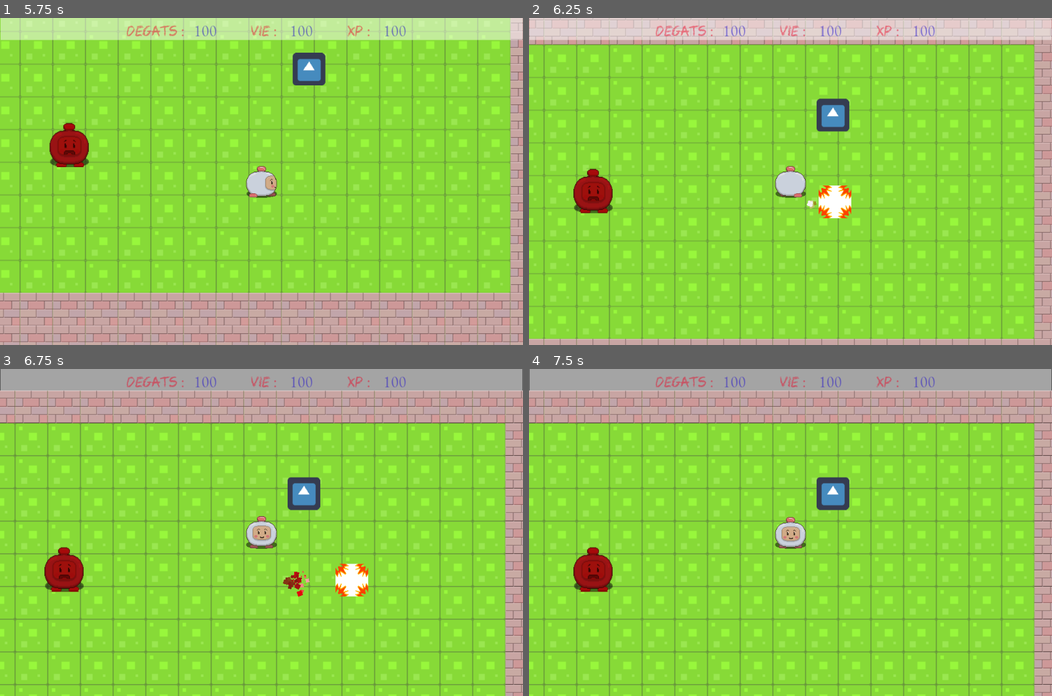
Above: before the commit, frames 1-4 (two rows, left to right).
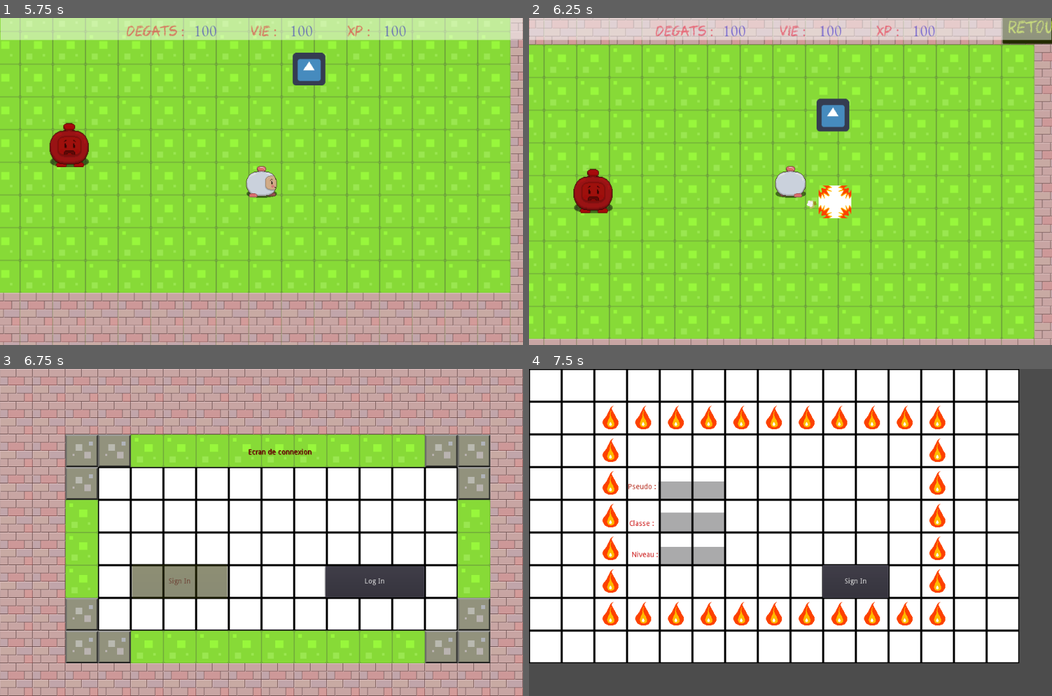
Above: after the commit, the same moments.

Repository: Jairard/JeuMaths
Game: Godot game, scene res://map/Start.tscn
Two runs of this game, one before a commit and one after it. Both use one fixed random seed, a clock stepped at 60 frames per second and the inputs below. The engine's default icon, where the game draws it, is replaced by a stand-in: a white triangle on a blue panel in a dark square.
Inputs (mouse positions are in pixels of both pictures, inside the frame that each line leads up to):
- Up to frame 1 (5.75 s): click "Sign In" at 0.5 s; click (162, 171) at 1.27 s; type "12" at 1.35 s; click (162, 204) at 1.5 s; type "12" at 1.58 s; click (162, 138) at 1.73 s; type "12" at 1.82 s; click "Sign In" at 2 s; click "Jouer" at 2.75 s; tap Enter (ui_accept) at 3.5, 3.77, 4.52 s; hold Right (ui_right) 3.53-4.28 s; hold Down (ui_down) 4.28-5.03 s; hold Right (ui_right) from 5.03 s (still down)
- Up to frame 2 (6.25 s): release Right (ui_right) at 5.78 s; hold Up (ui_up) from 5.78 s (still down); tap Enter (ui_accept) at 6.02 s
- Up to frame 3 (6.75 s): release Up (ui_up) at 6.5 s; click (507, 404) at 6.5 s, where only the run after the commit has a clickable "retour"
- Up to frame 4 (7.5 s): click (706, 581) at 7.25 s, where only the run after the commit has a clickable "Sign In"

Frame 1 is identical in both runs. In frame 2, 0.8% of the frame differs, in the area x 90-100%, y 0-8%; in frame 3, 81%; in frame 4, 100%, in the area x 0-100%, y 0-100%.

Commit message:
bouton retour

Diff:
--- a/Ennemy.tscn
+++ b/Ennemy.tscn
@@ -9,7 +9,7 @@
 [node name="Ennemy" type="KinematicBody2D"]
 position = Vector2( 160, 288 )
 collision_layer = 4
-collision_mask = 0
+collision_mask = 8
 script = ExtResource( 1 )
 __meta__ = {
 "_edit_group_": true
--- a/animation sort.tscn
+++ b/animation sort.tscn
@@ -18,7 +18,7 @@
 tracks/0/keys = {
 "times": PoolRealArray( 0, 0.1, 0.2, 0.3, 0.4, 0.5, 0.6, 0.7, 0.8, 0.801 ),
 "transitions": PoolRealArray( 1, 1, 1, 1, 1, 1, 1, 1, 1, 1 ),
-"update": 1,
+"update": 0,
 "values": [ 36, 36, 36, 36, 36, 36, 36, 36, 36, 36 ]
 }
 tracks/1/type = "bezier"
@@ -41,17 +41,55 @@
 "points": PoolRealArray(  ),
 "times": PoolRealArray(  )
 }
-tracks/3/type = "value"
-tracks/3/path = NodePath("CollisionShape2D:position.x")
+tracks/3/type = "bezier"
+tracks/3/path = NodePath("RayCast_droite:collision_mask")
 tracks/3/interp = 1
 tracks/3/loop_wrap = true
 tracks/3/imported = false
 tracks/3/enabled = true
 tracks/3/keys = {
-"times": PoolRealArray(  ),
-"transitions": PoolRealArray(  ),
-"update": 0,
-"values": [  ]
+"points": PoolRealArray( 8, -0.25, 0, 0.25, 0, 8, -0.25, 0, 0.25, 0, 8, -0.25, 0, 0.25, 0, 8, -0.25, 0, 0.25, 0, 8, -0.25, 0, 0.25, 0, 8, -0.25, 0, 0.25, 0 ),
+"times": PoolRealArray( 0.3, 0.4, 0.5, 0.6, 0.7, 0.8 )
+}
+tracks/4/type = "bezier"
+tracks/4/path = NodePath("CollisionShape2D:position:x")
+tracks/4/interp = 1
+tracks/4/loop_wrap = true
+tracks/4/imported = false
+tracks/4/enabled = true
+tracks/4/keys = {
+"points": PoolRealArray( 2.598, -0.25, 0, 0.25, 0, 2.598, -0.25, 0, 0.25, 0, 2.598, -0.25, 0, 0.25, 0, 2.598, -0.25, 0, 0.25, 0, 2.598, -0.25, 0, 0.25, 0, 2.598, -0.25, 0, 0.25, 0, 2.598, -0.25, 0, 0.25, 0, 2.598, -0.25, 0, 0.25, 0, 2.598, -0.25, 0, 0.25, 0 ),
+"times": PoolRealArray( 0.3, 0.4, 0.5, 0.501, 0.502, 0.6, 0.601, 0.7, 0.8 )
+}
+tracks/5/type = "bezier"
+tracks/5/path = NodePath("CollisionShape2D:position:y")
+tracks/5/interp = 1
+tracks/5/loop_wrap = true
+tracks/5/imported = false
+tracks/5/enabled = false
+tracks/5/keys = {
+"points": PoolRealArray(  ),
+"times": PoolRealArray(  )
+}
+tracks/6/type = "bezier"
+tracks/6/path = NodePath("RayCast_droite:position:x")
+tracks/6/interp = 1
+tracks/6/loop_wrap = true
+tracks/6/imported = false
+tracks/6/enabled = true
+tracks/6/keys = {
+"points": PoolRealArray( 0, -0.25, 0, 0.25, 0, 0, -0.25, 0, 0.25, 0, 0, -0.25, 0, 0.25, 0, 0, -0.25, 0, 0.25, 0, 0, -0.25, 0, 0.25, 0, 0, -0.25, 0, 0.25, 0 ),
+"times": PoolRealArray( 0.3, 0.4, 0.5, 0.6, 0.7, 0.8 )
+}
+tracks/7/type = "bezier"
+tracks/7/path = NodePath("RayCast_droite:position:y")
+tracks/7/interp = 1
+tracks/7/loop_wrap = true
+tracks/7/imported = false
+tracks/7/enabled = false
+tracks/7/keys = {
+"points": PoolRealArray(  ),
+"times": PoolRealArray(  )
 }
 
 [sub_resource type="Gradient" id=3]
@@ -84,14 +122,11 @@
 color_ramp = SubResource( 4 )
 
 [node name="animation sort" type="RigidBody2D"]
-position = Vector2( -2, 1 )
+position = Vector2( 1, 0 )
 collision_layer = 8
-collision_mask = 0
+collision_mask = 4
 mode = 3
 script = ExtResource( 1 )
-__meta__ = {
-"_edit_group_": true
-}
 
 [node name="CollisionShape2D" type="CollisionShape2D" parent="."]
 position = Vector2( 2.598, -2.14447 )
@@ -122,7 +157,6 @@
 process_material = SubResource( 7 )
 
 [node name="RayCast_droite" type="RayCast2D" parent="."]
-enabled = true
 cast_to = Vector2( 50, 0 )
 collision_mask = 8
 [connection signal="timeout" from="Timer" to="." method="_on_Timer_timeout"]
--- a/map/map 0.gd
+++ b/map/map 0.gd
@@ -25,3 +25,10 @@
 func combat(valeur) :
 	if valeur == 0 :
 		get_tree().change_scene("res://map/map 1.tscn")
+
+
+
+
+func _on_Button_pressed():
+	get_tree().change_scene("res://map/start.tscn")
+	pass # Replace with function body.
--- a/map/map 0.tscn
+++ b/map/map 0.tscn
@@ -1,7 +1,8 @@
-[gd_scene load_steps=7 format=2]
+[gd_scene load_steps=9 format=2]
 
 [ext_resource path="res://map/map 0.gd" type="Script" id=1]
 [ext_resource path="res://image sol/spritesheet.png" type="Texture" id=2]
+[ext_resource path="res://font/Colored Crayons.ttf" type="DynamicFontData" id=3]
 
 [sub_resource type="ConvexPolygonShape2D" id=1]
 points = PoolVector2Array( 0, 0, 64, 0, 64, 64, 0, 64 )
@@ -72,6 +73,10 @@
 } ]
 3/z_index = 0
 
+[sub_resource type="DynamicFont" id=5]
+size = 35
+font_data = ExtResource( 3 )
+
 [node name="map 0" type="Node2D"]
 light_mask = 0
 script = ExtResource( 1 )
@@ -82,6 +87,16 @@
 collision_layer = 2
 format = 1
 tile_data = PoolIntArray( -1, 3, 0, -65536, 3, 0, -65535, 3, 0, -65534, 3, 0, -65533, 3, 0, -65532, 3, 0, -65531, 3, 0, …(2831 unchanged characters)…
+
+[node name="Button" type="Button" parent="sol"]
+modulate = Color( 0.752941, 0.937255, 0, 1 )
+self_modulate = Color( 0.87451, 0.87451, 0.890196, 1 )
+margin_left = 962.0
+margin_top = -64.0
+margin_right = 1089.0
+margin_bottom = -2.0
+custom_fonts/font = SubResource( 5 )
+text = "retour"
 
 [node name="StaticBody2D" type="StaticBody2D" parent="sol"]
 visible = false
@@ -95,3 +110,4 @@
 
 [node name="CollisionPolygon2D" type="CollisionPolygon2D" parent="sol/StaticBody2D"]
 polygon = PoolVector2Array( -20.0823, 667.18, -20.0823, 743.152, 1131.2, 735.36, 1131.2, -30.2101, -25.9263, -28.2621, -23.9783, 30.1784, 1076.65, 37.9704, 1068.86, 671.076 )
+[connection signal="pressed" from="sol/Button" to="." method="_on_Button_pressed"]
--- a/map/map 1.gd
+++ b/map/map 1.gd
@@ -2,7 +2,6 @@
 
 onready var hero = preload("res://hero.tscn")
 onready var ennemy = preload("res://Ennemy.tscn")
-
 
 
 func _ready():
@@ -23,3 +22,7 @@
 func re_size():
 	print("resize")
 	#ennemy.tscn.resize(100,100,1)
+
+func _on_Button_pressed():
+	get_tree().change_scene("res://map/map 0.tscn")
+	pass # Replace with function body.
--- a/map/map 1.tscn
+++ b/map/map 1.tscn
@@ -1,7 +1,8 @@
-[gd_scene load_steps=9 format=2]
+[gd_scene load_steps=11 format=2]
 
 [ext_resource path="res://map/map 1.gd" type="Script" id=1]
 [ext_resource path="res://image sol/spritesheet.png" type="Texture" id=2]
+[ext_resource path="res://font/Colored Crayons.ttf" type="DynamicFontData" id=3]
 
 [sub_resource type="ConvexPolygonShape2D" id=1]
 points = PoolVector2Array( 0, 0, 64, 0, 64, 64, 0, 64 )
@@ -100,6 +101,10 @@
 } ]
 4/z_index = 0
 
+[sub_resource type="DynamicFont" id=7]
+size = 35
+font_data = ExtResource( 3 )
+
 [node name="map 1" type="Node2D"]
 light_mask = 0
 script = ExtResource( 1 )
@@ -120,6 +125,16 @@
 align = 1
 valign = 1
 
+[node name="Button" type="Button" parent="sol"]
+modulate = Color( 0.952941, 0.960784, 0.0235294, 1 )
+self_modulate = Color( 0.713726, 0.713726, 0.74902, 1 )
+margin_left = 960.0
+margin_top = -67.5073
+margin_right = 1086.0
+margin_bottom = -2.50734
+custom_fonts/font = SubResource( 7 )
+text = "Retour"
+
 [node name="StaticBody2D" type="StaticBody2D" parent="sol"]
 visible = false
 collision_layer = 0
@@ -131,3 +146,4 @@
 
 [node name="CollisionPolygon2D" type="CollisionPolygon2D" parent="sol/StaticBody2D"]
 polygon = PoolVector2Array( -126.057, -124.631, 1151.84, -126.579, 1149.9, 697.434, -129.953, 699.382, -129.953, 631.201, 1091.46, 633.149, 1085.61, -73.9826, -131.901, -68.1385 )
+[connection signal="pressed" from="sol/Button" to="." method="_on_Button_pressed"]
